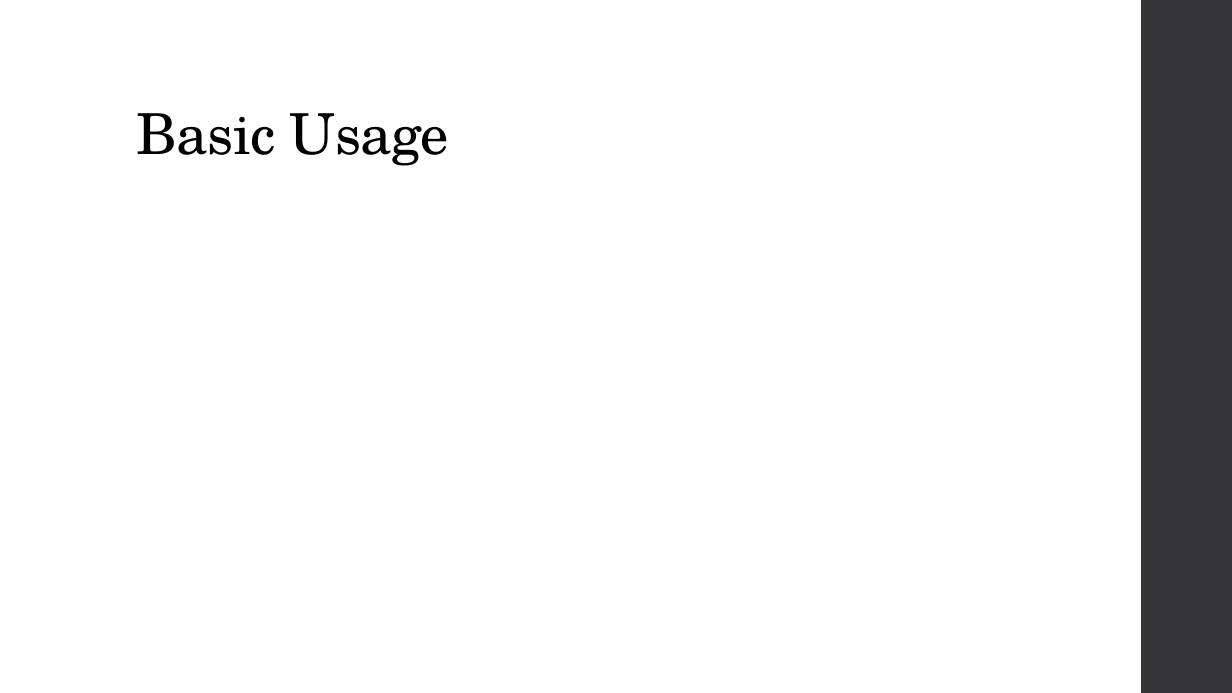
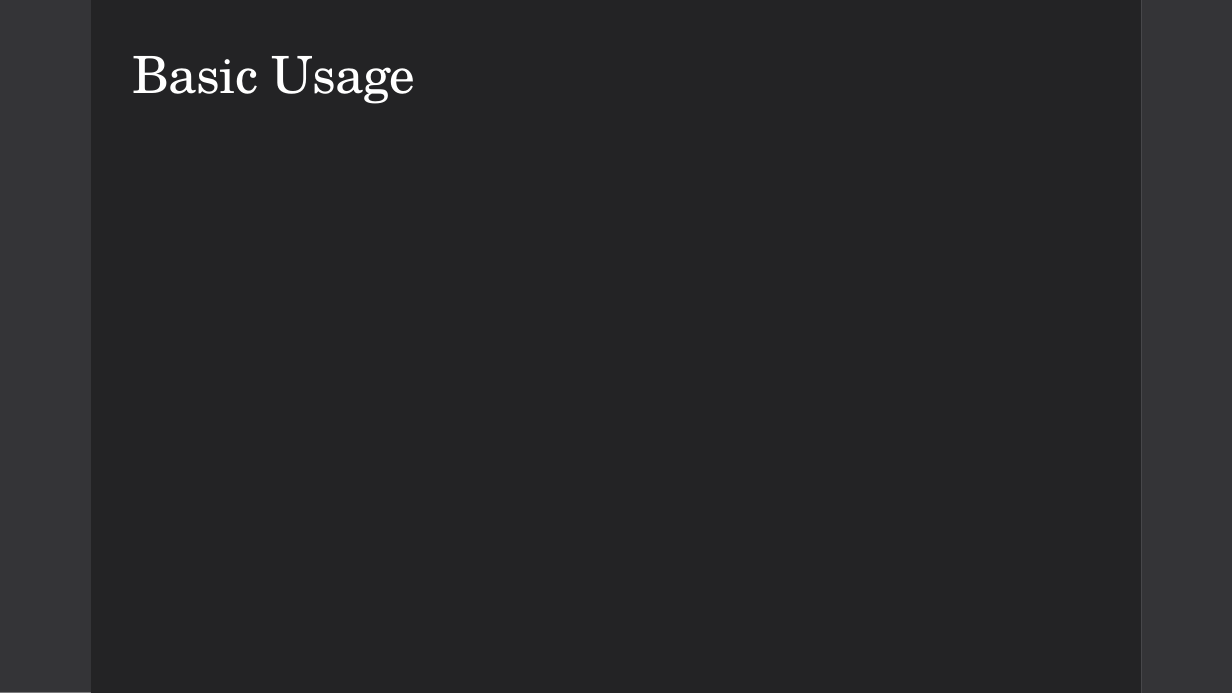
Before and after one commit to dustinc555/csc416-Project, a slide deck: slide 5 of Pitch materials/Pitch.pptx. Drawn at 1232x693 pixels with LibreOffice and Linux fonts; fonts in the diff are those of the drawing. Boxes give left, top, right and bottom in pixels: in the first picture for what was removed or moved away, otherwise in the second. Text is boxed around its words. In the diff, an @@ line names an element or a change of style, - is before the commit and + after.

Commit message:
Changed Theme, finished my slides

```diff
--- a/Pitch materials/Pitch.pptx
+++ b/Pitch materials/Pitch.pptx
@@ rectangle added at [0, 0, 1141, 693], fill #FFFFFF @@
@@ rectangle added at [0, 0, 91, 693], fill #353537 @@
@@ rectangle added at [91, 0, 1141, 693], fill #232325 @@
@@ title "Basic Usage" at [133, 56, 415, 104]: size 44 to 40 pt, text colour #000000 to #FFFFFF; vertical alignment bottom to middle @@
```
Also in this commit, not shown: 7 other slides changed, 1 slide added, 1 slide removed.
